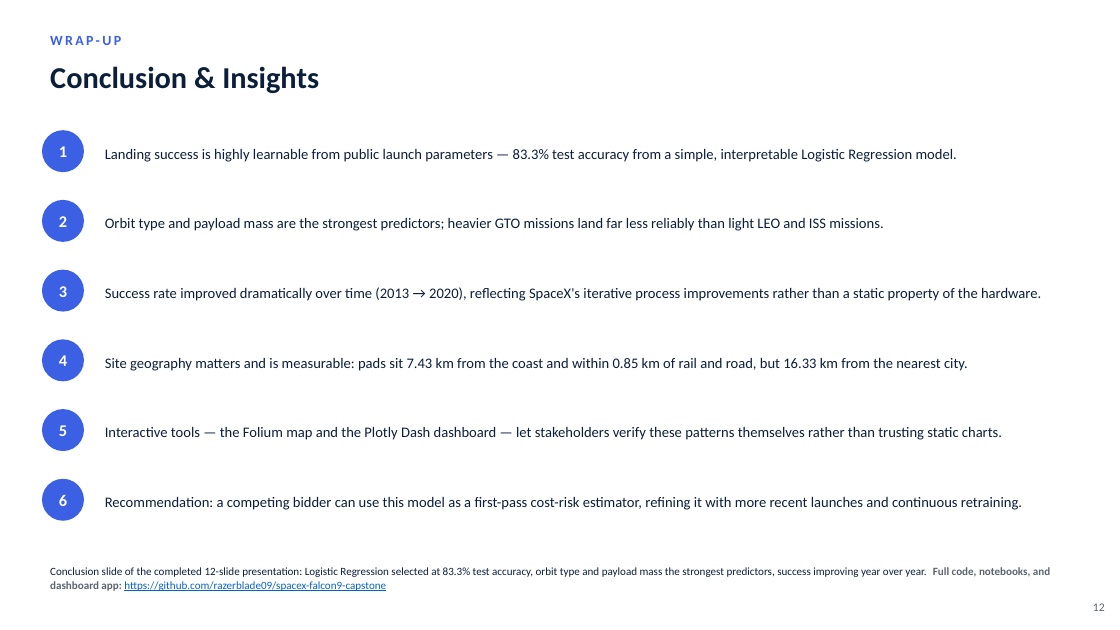
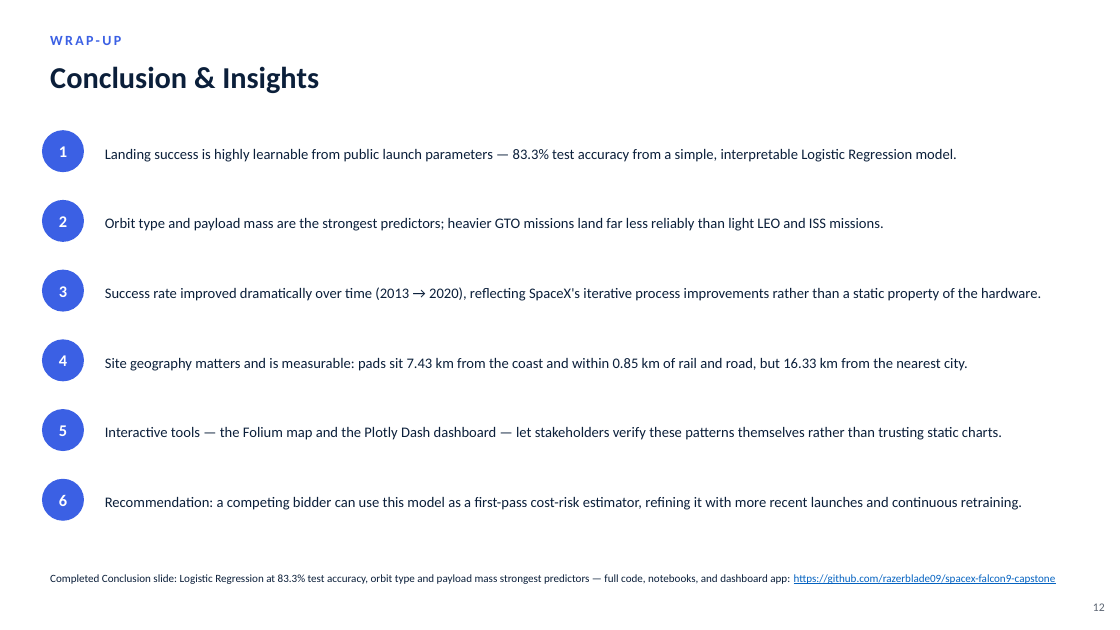
Before and after one commit to razerblade09/spacex-falcon9-capstone, a slide deck: slide 12 of Data_Science_Capstone_Presentation_12.pptx. Drawn at 1120x630 pixels with LibreOffice and Linux fonts; fonts in the diff are those of the drawing. Boxes give left, top, right and bottom in pixels: in the first picture for what was removed or moved away, otherwise in the second. Text is boxed around its words. In the diff, an @@ line names an element or a change of style, - is before the commit and + after.

```diff
--- a/Data_Science_Capstone_Presentation_12.pptx
+++ b/Data_Science_Capstone_Presentation_12.pptx
@@ text at bbox=[50, 574, 1056, 584]: text changed @@
-Conclusion slide of the completed 12-slide presentation: Logistic Regression selected at 83.3% test accuracy, orbit type and payload mass the strongest predictors, success improving year over year. Full code, notebooks, and dashboard app: https://github.com/razerblade09/spacex-falcon9-capstone
+Completed Conclusion slide: Logistic Regression at 83.3% test accuracy, orbit type and payload mass strongest predictors — full code, notebooks, and dashboard app: https://github.com/razerblade09/spacex-falcon9-capstone
```
Also in this commit, not shown: 10 other slides changed, 2 other files.
